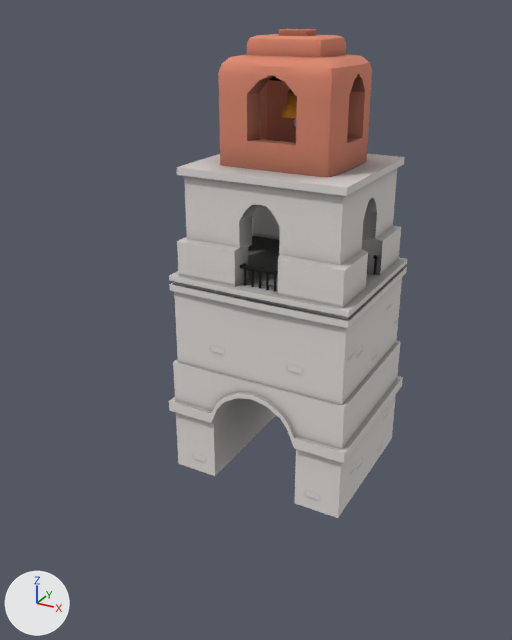
The FBX model Project Fog/Assets/Props/Buildings/Bell tower/Bell tower.fbx as it was, and as the next commit left it.
Both versions are drawn from a camera (50 mm lens) standing at (19.3, -40.0, 30.0) and looking at (0.2, -5.3, 12.6). The axes (+X, +Y, +Z) are drawn at lower left. The lights are the same throughout.

The first picture shows 'Bell tower'.
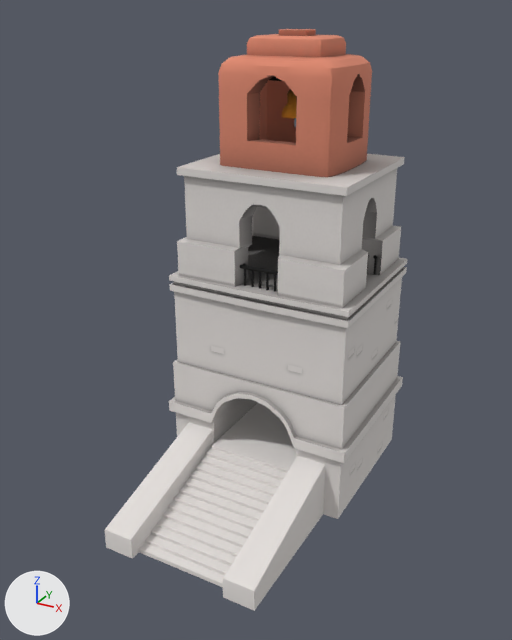
Commit message: Updated BELL

What differs and where, as boxes [x1, y1, x2, y2] in the pictures (512 x 640 px):
```json
{"object": "Bell tower", "change": "reshaped", "before": [169, 29, 407, 518], "after": [104, 29, 407, 611], "on screen": "27% wider, 19% taller"}
{"part": 1, "of": "me_cube", "change": "added", "after": [139, 403, 296, 587]}
{"part": 2, "of": "me_cube", "change": "added", "after": [223, 456, 325, 611]}
{"part": 3, "of": "me_cube", "change": "added", "after": [104, 422, 213, 559]}
```

The change, as JSON lines over the scene's bpy script:
```json
{"block": "me_cube", "where": "# used by ob_bell_tower; location = (0.0, 0.0, 0.0)"}
{"op": "remove", "block": "me_cube", "code": "me_cube.from_pydata(...)  # 1644 vertices, 1380 faces; spans x -6.5..6.5, y -5.6..5.6, z 0.0..28.9"}
{"op": "add", "block": "me_cube", "code": "me_cube.from_pydata(...)  # 1974 vertices, 1673 faces; spans x -6.5..6.5, y -14.5..5.6, z -0.1..28.9"}
{"block": "me_cube", "change": "me_cube part 1: a new loose piece of 298 vertices spanning x -3.2..3.2, y -13.9..3.9, z -0.1..2.9, in mat_material (picture img_bell_tower_png)"}
{"block": "me_cube", "change": "me_cube part 2: a new loose piece of 16 vertices spanning x 3.2..5.2, y -14.5..-4.5, z -0.1..4.0, in mat_material (picture img_bell_tower_png)"}
{"block": "me_cube", "change": "me_cube part 3: a new loose piece of 16 vertices spanning x -5.2..-3.2, y -14.5..-4.5, z -0.1..4.0, in mat_material (picture img_bell_tower_png)"}
```
